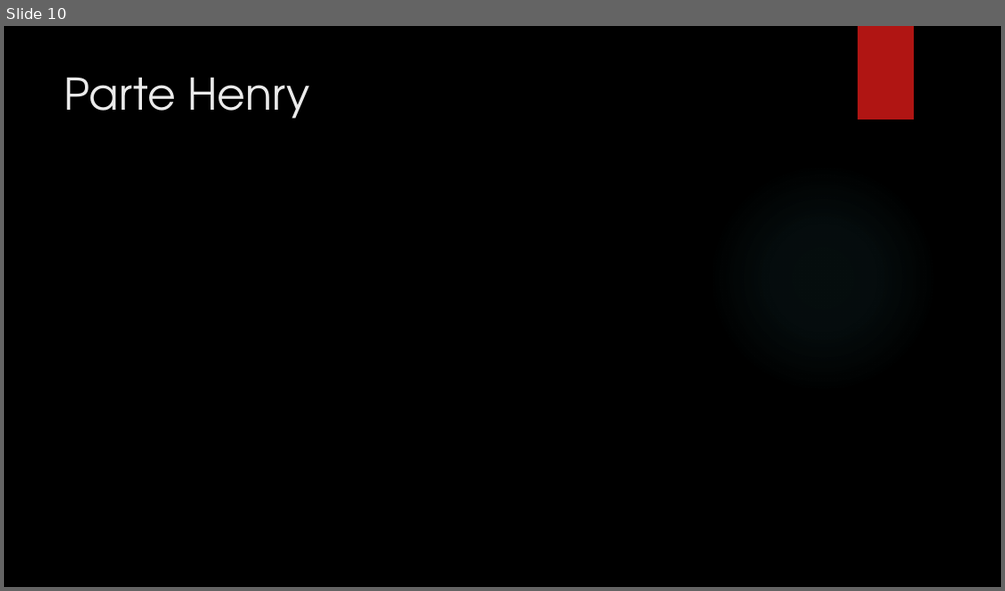
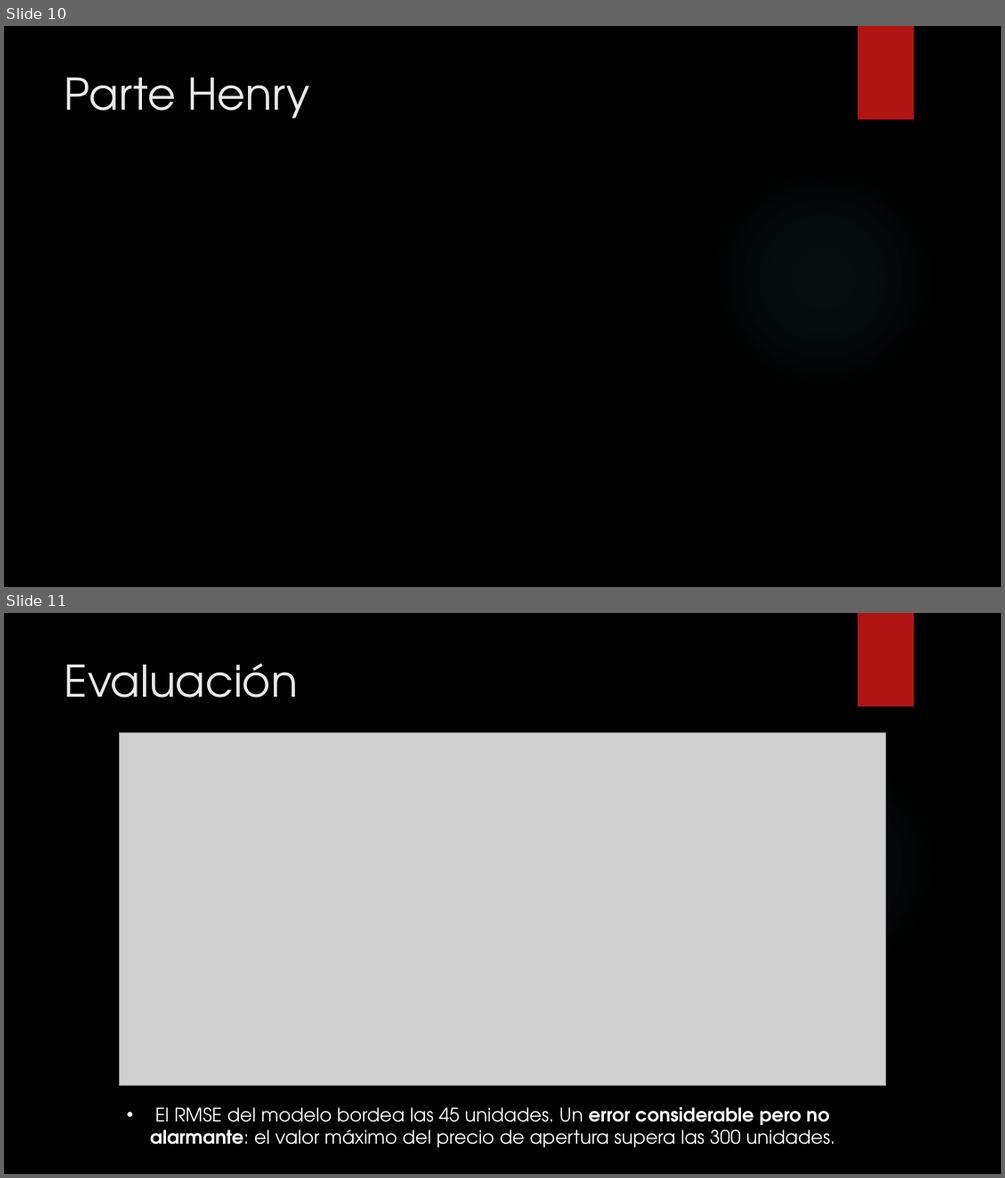
Before and after one commit to david-dlta/recursosTFM, a slide deck: PresentacionTFM.pptx. Shown one above the other, each under a label of ours: slide 10 before the commit, slides 10 and 11 after it. The pictures are 1005x591 and 1005x1178 pixels, drawn with LibreOffice and Linux fonts; fonts in the diff are those of the drawing; grey boxes stand for pictures; background and template pictures are left out. Boxes give left, top, right and bottom in pixels: in the first picture for what was removed or moved away, otherwise in the second. Text is boxed around its words. In the diff, an @@ line names an element or a change of style, - is before the commit and + after.

```diff
--- a/PresentacionTFM.pptx
+++ b/PresentacionTFM.pptx
@@ slide 11 added at <box>4,613,1001,1174</box>, background picture (left out); not listed: 2 template elements that a slide beside it also shows @@
@@ title added at <box>65,663,298,698</box>, 42 pt, text #EBEBEB @@
+Evaluación
@@ picture added at <box>119,732,886,1086</box> @@
@@ text added at <box>150,1107,835,1147</box>, 18 pt, text #FFFFFF @@
+• El RMSE del modelo bordea las 45 unidades. Un error considerable pero no alarmante: el valor máximo del precio de apertura supera las 300 unidades.
```
Also in this commit, not shown: 2 other slides added, 1 slide removed, 1 other file.
